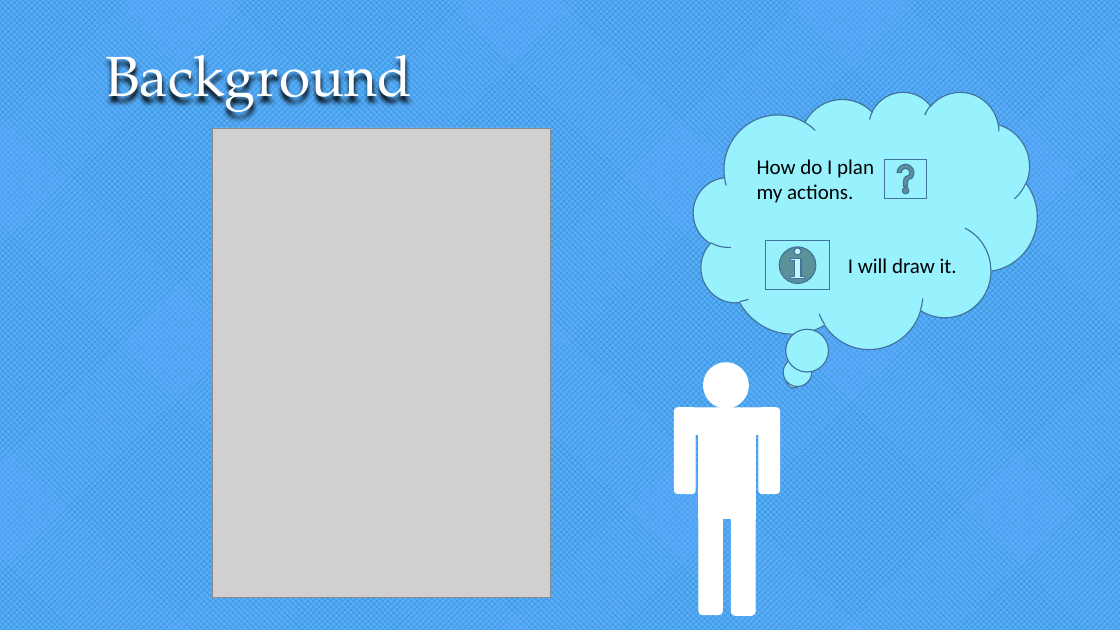
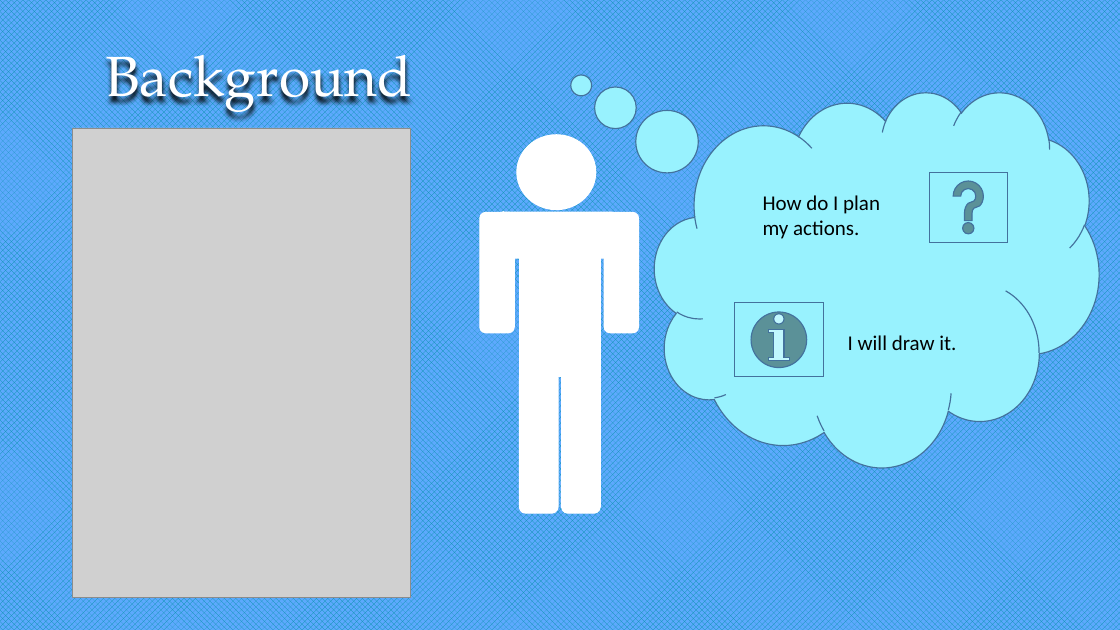
Before and after one commit to loritta/dotnetProject2018, a slide deck: slide 2 of Presentation.pptx. Drawn at 1120x630 pixels with LibreOffice and Linux fonts; fonts in the diff are those of the drawing; grey boxes stand for pictures. Boxes give left, top, right and bottom in pixels: in the first picture for what was removed or moved away, otherwise in the second. Text is boxed around its words. In the diff, an @@ line names an element or a change of style, - is before the commit and + after.

```diff
--- a/Presentation.pptx
+++ b/Presentation.pptx
@@ thought cloud: place and size @@
-thought cloud at [694,92,1038,349]
+thought cloud at [655,92,1099,467]
@@ thought cloud at [655,92,1099,467]: proportions changed @@
@@ picture: place and size @@
-picture at [213,128,550,597]
+picture at [72,128,410,597]
@@ ellipse: place and size @@
-ellipse at [704,363,749,408]
+ellipse at [517,134,596,209]
@@ action button help: place and size @@
-action button help at [885,160,927,199]
+action button help at [929,172,1007,243]
@@ text "How do I plan my ...": place and size @@
-text "How do I plan my ..." at [757,159,874,203]
+text "How do I plan my ..." at [763,195,880,239]
@@ rounded rectangle: place and size @@
-rounded rectangle at [699,513,723,614]
+rounded rectangle at [480,213,514,333]
@@ round same rect: place and size @@
-round same rect at [686,408,765,435]
+round same rect at [495,213,619,259]
@@ rounded rectangle: place and size @@
-rounded rectangle at [760,408,780,494]
+rounded rectangle at [604,213,639,333]
@@ rectangle: place and size @@
-rectangle at [699,434,755,518]
+rectangle at [519,258,601,376]
@@ action button information: place and size @@
-action button information at [765,241,830,290]
+action button information at [734,302,823,376]
@@ text "I will draw it.": place and size @@
-text "I will draw it." at [848,258,957,273]
+text "I will draw it." at [848,335,956,350]
@@ rounded rectangle: place and size @@
-rounded rectangle at [675,408,695,494]
+rounded rectangle at [519,371,558,513]
@@ rounded rectangle: place and size @@
-rounded rectangle at [732,513,755,615]
+rounded rectangle at [562,371,601,513]
```
Also in this commit, not shown: 5 other slides changed, 1 slide added, 2 slides removed, 2 other files.
